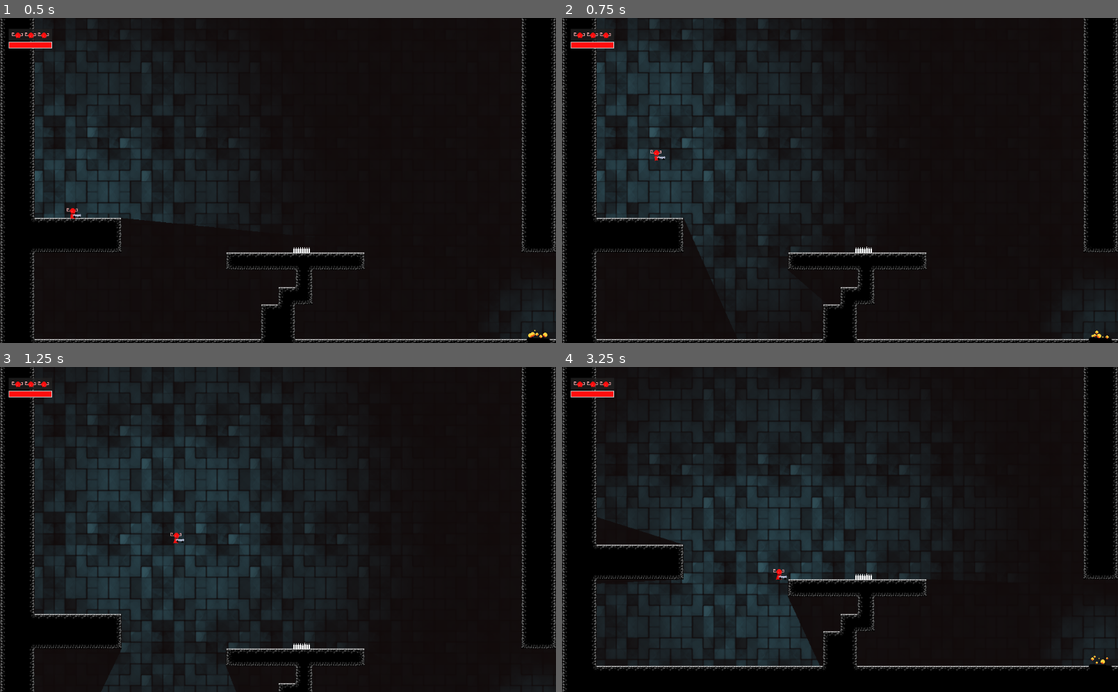
Above: before the commit, frames 1-4 (two rows, left to right).
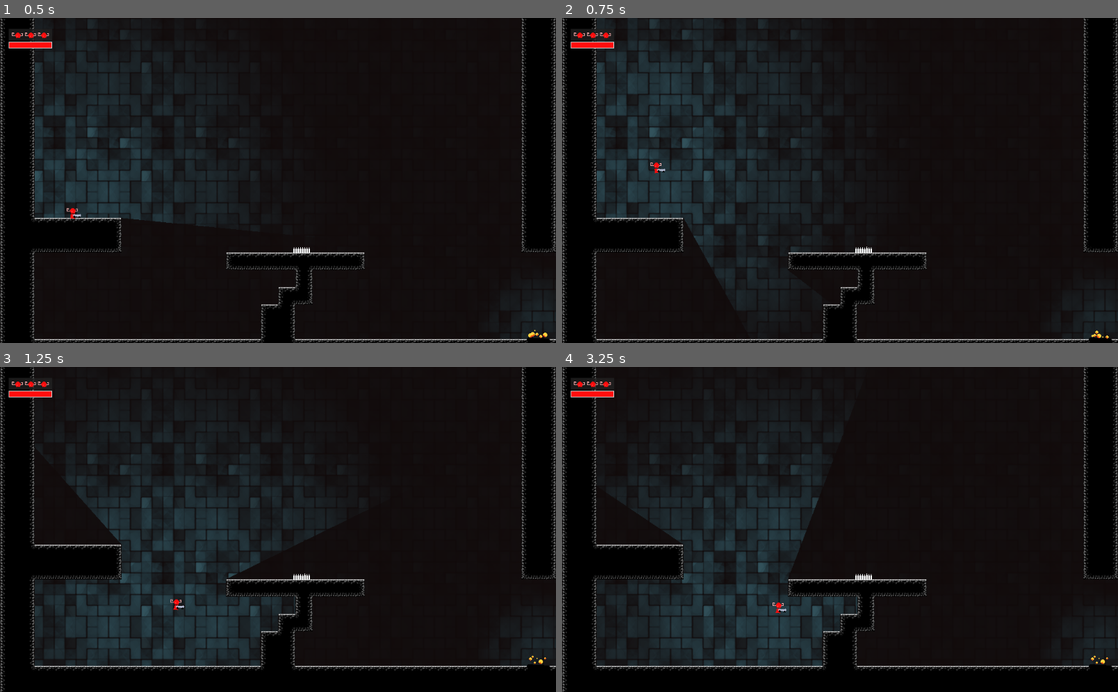
Above: after the commit, the same moments.

Repository: diddimar/Little-Devil
Game: Godot game, scene res://src/Levels/LevelTemplate.tscn
Same seed, same stepped clock (60 frames per second), same inputs: the game is played once before the commit and once after it.
Inputs:
- Up to frame 1 (0.5 s): no input
- Up to frame 2 (0.75 s): hold D (move_right) from 0.53 s (still down); tap W (jump) at 0.6 s
- Up to frame 3 (1.25 s): keep holding D (move_right); tap W (jump) at 0.77, 1.07 s
- Up to frame 4 (3.25 s): tap Space (shoot) at 1.35 s; tap W (jump) at 1.52, 1.55, 1.82, 2.3, 3.02, 3.05 s; release D (move_right) at 2.03 s; hold A (move_left) 2.03-2.78 s; tap Z (zoom_in) at 2.1 s; hold D (move_right) from 2.78 s (still down); tap X (zoom_out) at 2.85 s

Frame 1 is identical in both runs. In frame 2, 0.1% of the frame differs, in the area x 15-28%, y 40-82%; in frame 3, 17%, in the area x 5-100%, y 0-100%; in frame 4, 5.3%.

Commit message:
added variable jumps+

Diff:
--- a/project.godot
+++ b/project.godot
@@ -46,6 +46,7 @@
 shoot={
 "deadzone": 0.5,
 "events": [ Object(InputEventKey,"resource_local_to_scene":false,"resource_name":"","device":0,"alt":false,"shift":false,"control":false,"meta":false,"command":false,"pressed":false,"scancode":32,"unicode":0,"echo":false,"script":null)
+, Object(InputEventKey,"resource_local_to_scene":false,"resource_name":"","device":0,"alt":false,"shift":false,"control":false,"meta":false,"command":false,"pressed":false,"scancode":16777237,"unicode":0,"echo":false,"script":null)
  ]
 }
 zoom_in={
--- a/src/Actors/Player/Player.gd
+++ b/src/Actors/Player/Player.gd
@@ -68,6 +68,9 @@
 	if Input.is_action_just_pressed("jump"):
 		if is_on_floor():
 			velocity.y = -JUMP_SPEED
+	var is_jump_interrupted = Input.is_action_just_released("jump") and velocity.y < 0.0
+	if is_jump_interrupted:
+		velocity.y = lerp(velocity.y, 0, 0.5)
 
 func handle_animation():
 	var shooting: Array = handle_shooting()
